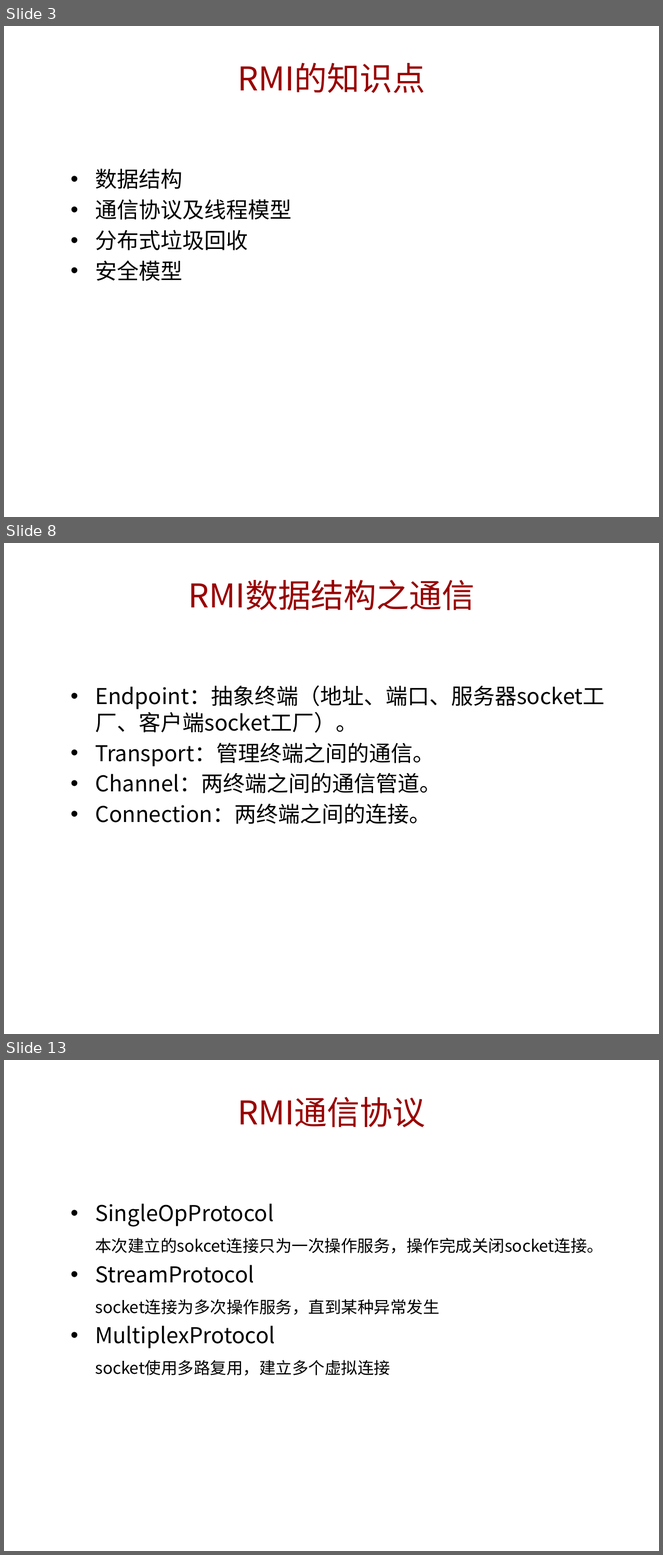
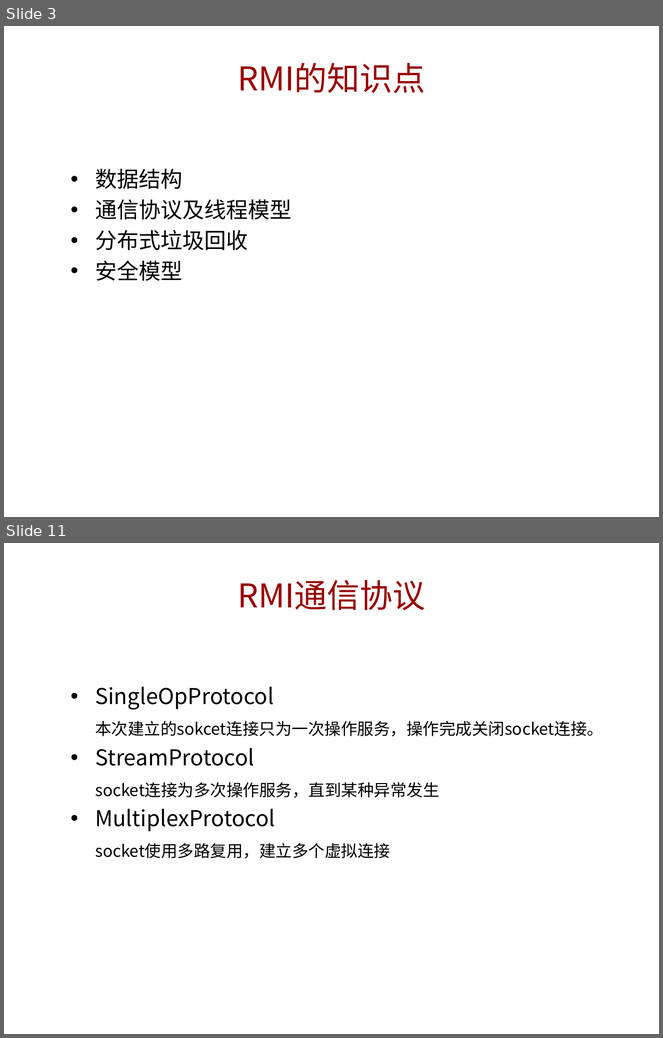
Before and after one commit to jianzijian/Hello-World, a slide deck: RMI学习分享.pptx. Shown one above the other, each under a label of ours: slides 3, 8 and 13 before the commit, slides 3 and 11 after it; the slides between them are not shown. The pictures are 663x1555 and 663x1038 pixels, drawn with LibreOffice and Linux fonts; fonts in the diff are those of the drawing; background and template pictures are left out. Boxes give left, top, right and bottom in pixels: in the first picture for what was removed or moved away, otherwise in the second. Text is boxed around its words. In the diff, an @@ line names an element or a change of style, - is before the commit and + after.

```diff
--- a/RMI学习分享.pptx
+++ b/RMI学习分享.pptx
@@ slide 8 removed at bbox=[4, 543, 659, 1034], background picture (left out) @@
@@ title removed at bbox=[189, 580, 475, 611] @@
-RMI数据结构之通信
@@ text removed at bbox=[95, 685, 605, 824] @@
-• Endpoint：抽象终端（地址、端口、服务器socket工厂、客户端socket工厂）。
-• Transport：管理终端之间的通信。
-• Channel：两终端之间的通信管道。
-• Connection：两终端之间的连接。
@@ what was slide 13 is now slide 11 @@
```
Also in this commit, not shown: 1 slide changed, 7 slides added, 7 other slides removed.
